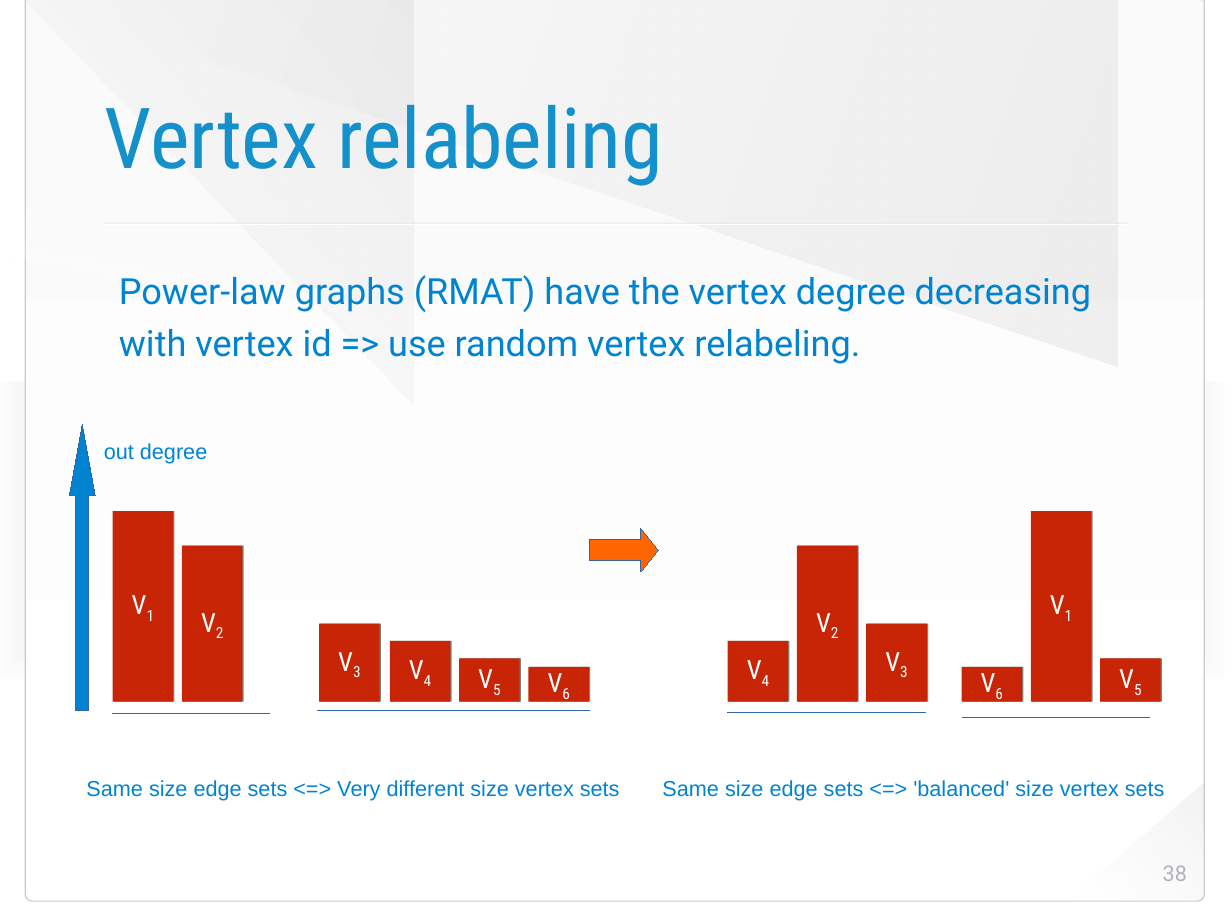
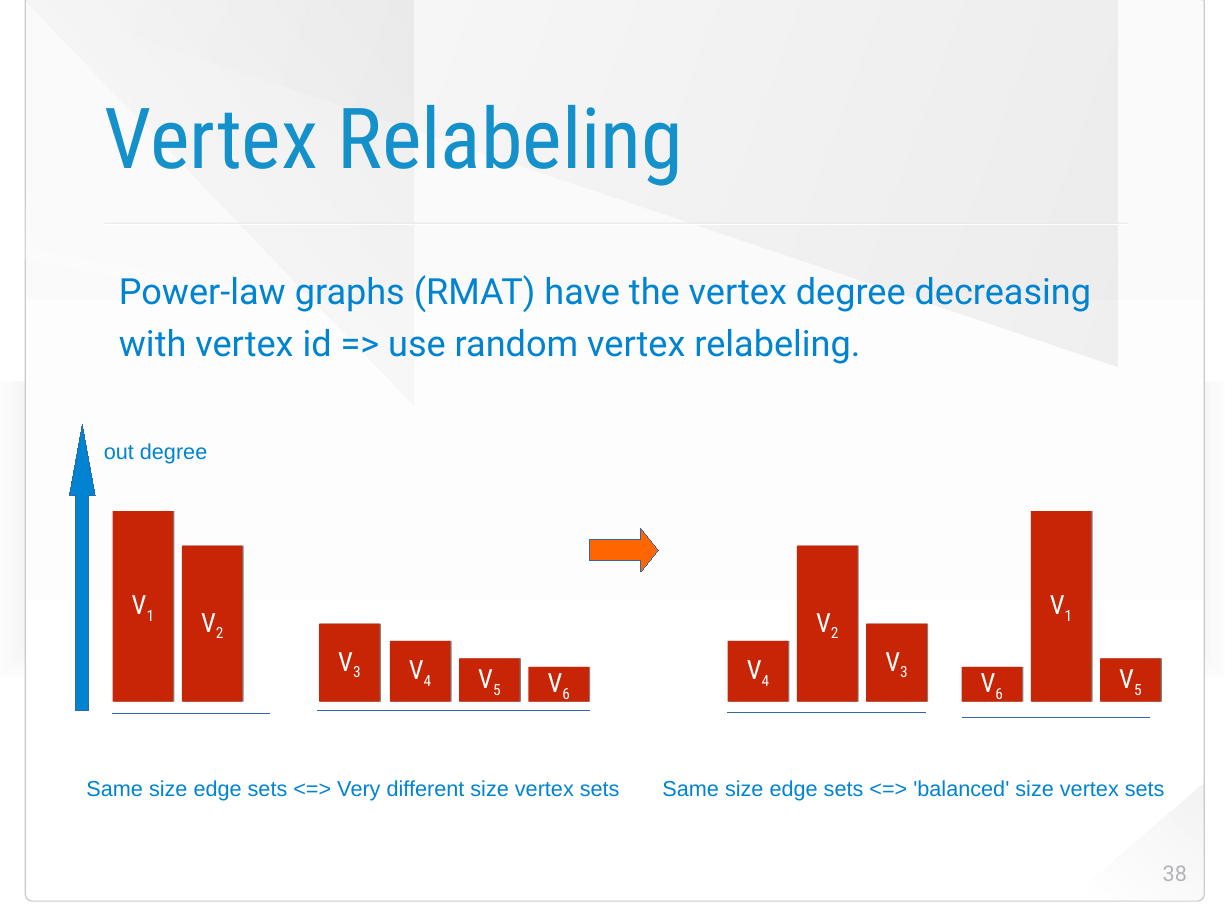
Before and after one commit to HaprianVlad/chaos, a slide deck: slide 38 of presentation.odp. Drawn at 1232x924 pixels with LibreOffice and Linux fonts; fonts in the diff are those of the drawing; background and template pictures are left out. Boxes give left, top, right and bottom in pixels: in the first picture for what was removed or moved away, otherwise in the second. Text is boxed around its words. In the diff, an @@ line names an element or a change of style, - is before the commit and + after.

```diff
--- a/presentation.odp
+++ b/presentation.odp
@@ title at (x1=105, y1=105, x2=682, y2=186): text changed @@
-Vertex relabeling
+Vertex Relabeling
```
Also in this commit, not shown: 2 other slides changed, 1 slide added, 1 other file.
